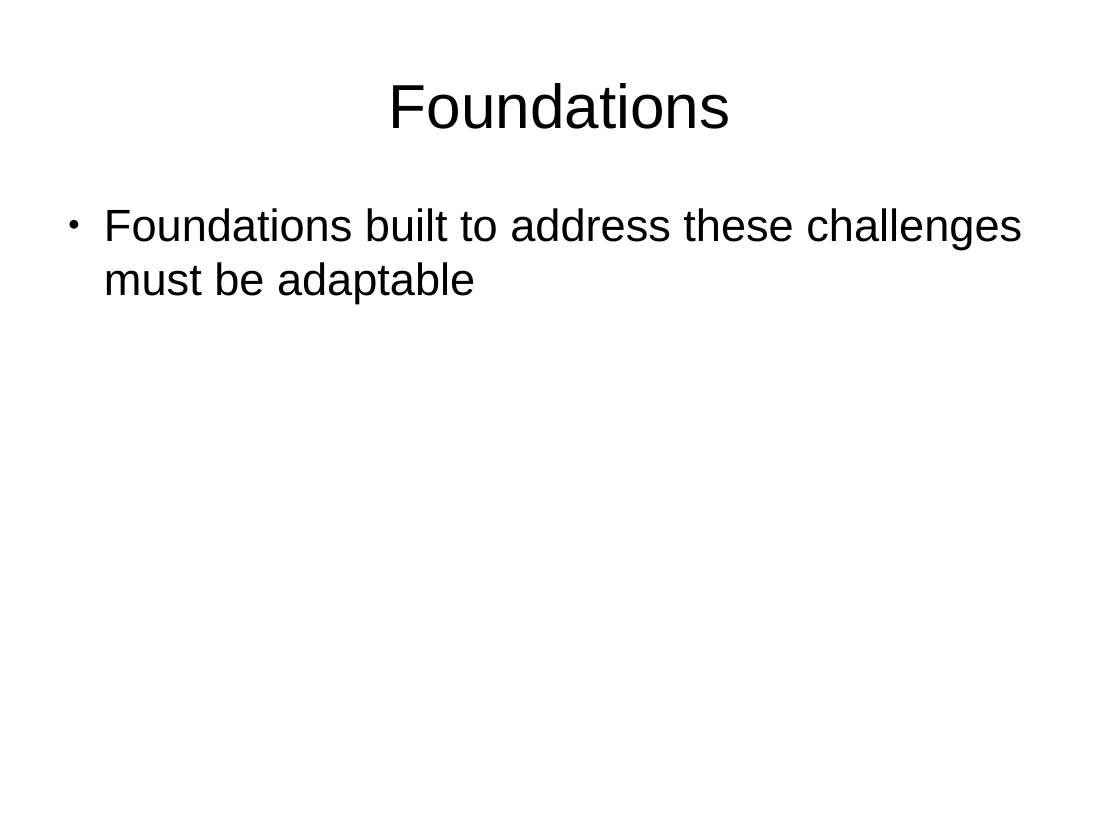
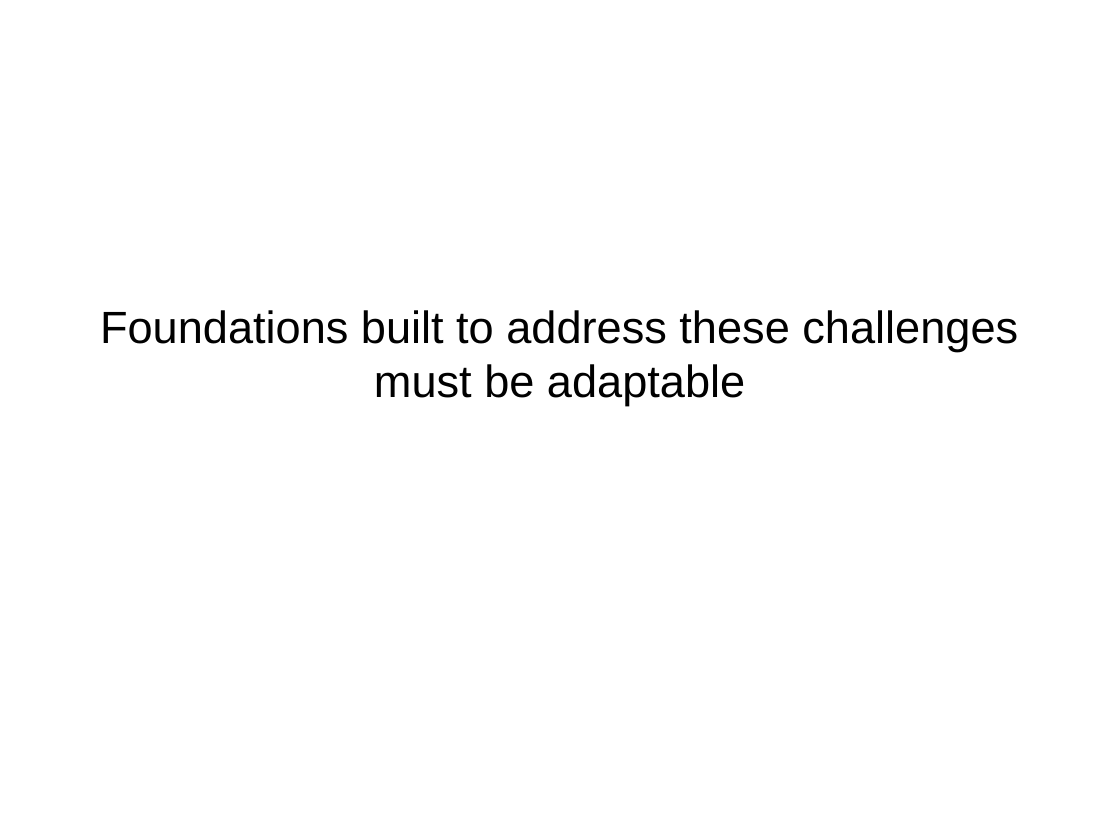
Before and after one commit to mrocklin/blaze-scipy-2014, a slide deck: slide 10 of SciPy2014Blaze.odp. Drawn at 1120x840 pixels with LibreOffice and Linux fonts; fonts in the diff are those of the drawing; background and template pictures are left out. Boxes give left, top, right and bottom in pixels: in the first picture for what was removed or moved away, otherwise in the second. Text is boxed around its words. In the diff, an @@ line names an element or a change of style, - is before the commit and + after.

```diff
--- a/SciPy2014Blaze.odp
+++ b/SciPy2014Blaze.odp
@@ title removed at (389, 83, 730, 129) @@
-Foundations
@@ text "Foundations built to address these ...": place and size @@
-text "Foundations built to address these ..." at (104, 208, 1022, 304)
+text "Foundations built to address these ..." at (100, 310, 1018, 406)
@@ text "Foundations built to address these ..." at (100, 310, 1018, 406): alignment left to centre; bullet ● to none @@
```
Also in this commit, not shown: 6 other slides changed, 1 slide added, 1 slide removed.
